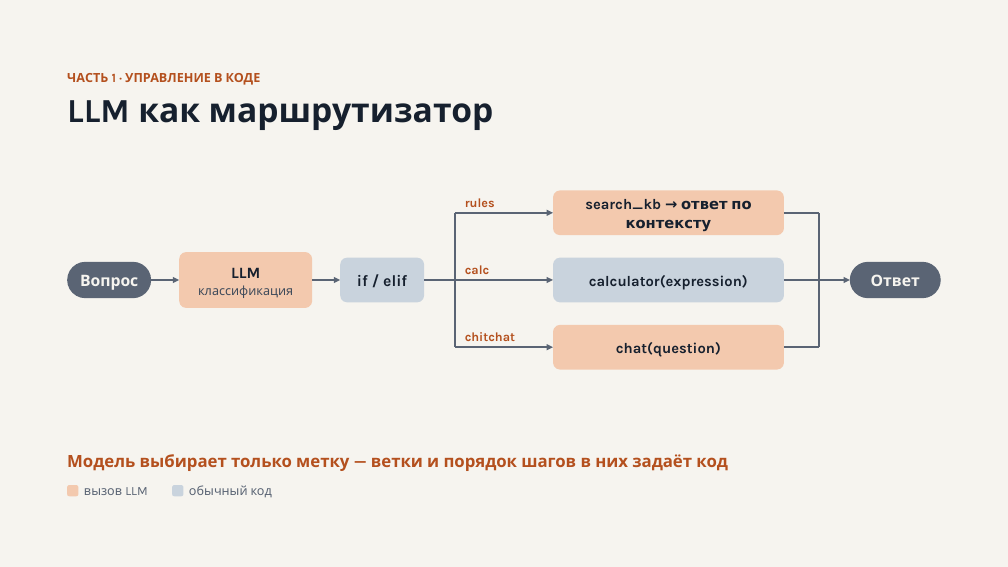
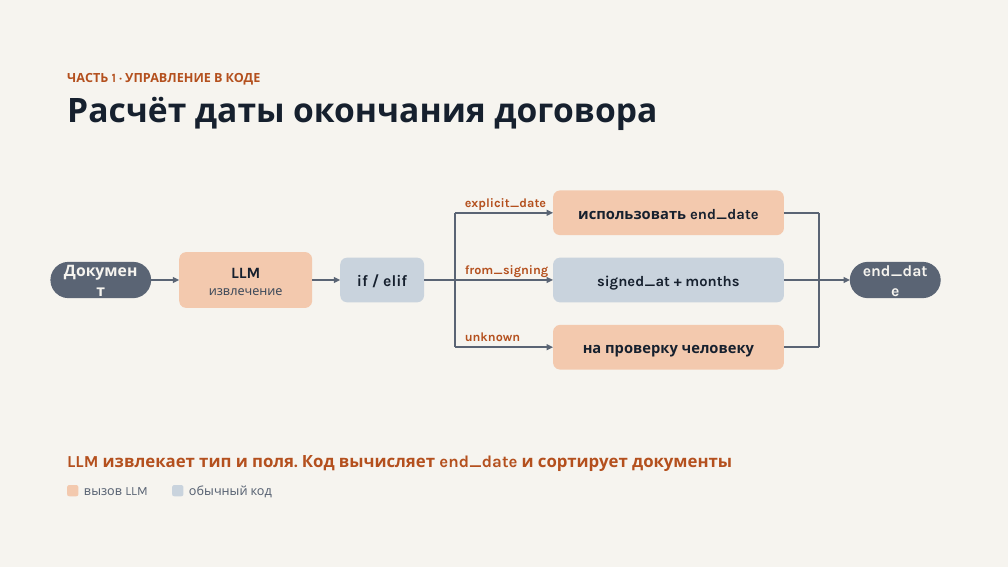
Before and after one commit to chernyatiev/llm_apps_course, a slide deck: slide 6 of lesson_4/Управление потоком исполнения LLM приложения.pptx. Drawn at 1008x567 pixels with LibreOffice and Linux fonts; fonts in the diff are those of the drawing. Boxes give left, top, right and bottom in pixels: in the first picture for what was removed or moved away, otherwise in the second. Text is boxed around its words. In the diff, an @@ line names an element or a change of style, - is before the commit and + after.

```diff
--- a/lesson_4/Управление потоком исполнения LLM приложения.pptx
+++ b/lesson_4/Управление потоком исполнения LLM приложения.pptx
@@ text at (67,96,657,130): text changed @@
-LLM как маршрутизатор
+Расчёт даты окончания договора
@@ text at (465,198,546,210): text changed @@
-rules
+explicit_date
@@ text in rounded rectangle at (578,209,759,219): text changed @@
-search_kb → ответ по контексту
+использовать end_date
@@ rounded rectangle "Документ": place and size @@
-rounded rectangle "Документ" at (67,262,151,298)
+rounded rectangle "Документ" at (51,262,151,298)
@@ text at (465,265,549,277): text changed @@
-calc
+from_signing
@@ text in rounded rectangle at (863,265,928,276): text changed @@
-Ответ
+end_date
@@ text in rounded rectangle at (80,275,138,290): text changed @@
-Вопрос
+Документ
@@ text in rounded rectangle at (209,288,283,295): text changed @@
-классификация
+извлечение
@@ text in rounded rectangle at (597,275,739,290): text changed @@
-calculator(expression)
+signed_at + months
@@ text at (465,332,521,341): text changed @@
-chitchat
+unknown
@@ text in rounded rectangle at (583,345,754,357): text changed @@
-chat(question)
+на проверку человеку
@@ text at (67,455,732,471): text changed @@
-Модель выбирает только метку — ветки и порядок шагов в них задаёт код
+LLM извлекает тип и поля. Код вычисляет end_date и сортирует документы
```
Also in this commit, not shown: 3 other slides changed, 1 slide added, 1 slide removed, 12 other files.
